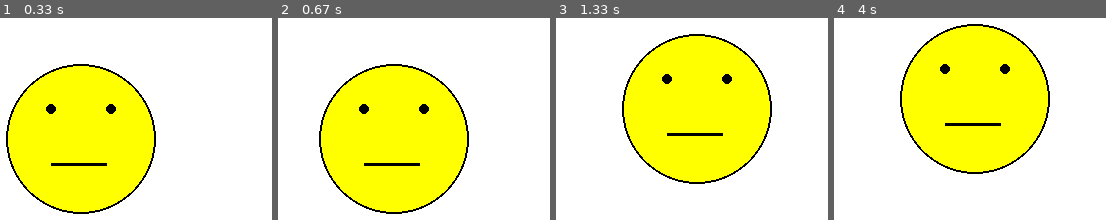
Above: before the commit, frames 1-4 (left to right).
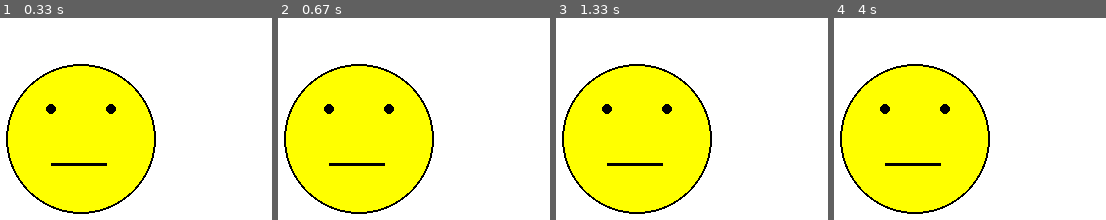
Above: after the commit, the same moments.

Repository: jbshep/conversational-python
Game: pygame game, started from code/bounce-face-starter.py
Two runs of this game, one before a commit and one after it. Both use one fixed random seed, a clock stepped at 60 frames per second and the inputs below.
Inputs:
- Up to frame 1 (0.33 s): no input
- Up to frame 2 (0.67 s): hold Right from 0.33 s (still down)
- Up to frame 3 (1.33 s): release Right at 0.8 s; hold Up 0.83-1.13 s; hold Right from 1.17 s (still down)
- Up to frame 4 (4 s): release Right at 1.63 s; hold Left 1.67-2.2 s; hold Down 2.23-2.53 s; hold Left 2.57-2.97 s; hold Up 3-3.37 s; hold Right from 3.4 s (still down)

Frame 1 is identical in both runs. In frame 2, 21% of the frame differs, in the area x 2-71%, y 22-98%; in frame 3, 37%; in frame 4, 39%, in the area x 2-80%, y 2-98%.

Commit message:
Updated bounce-face-starter.py

Diff:
--- a/code/bounce-face-starter.py
+++ b/code/bounce-face-starter.py
@@ -18,23 +18,6 @@
 facex = 50
 facey = 50
 
-def handle_keys():
-    global facex, facey
-    keys = pygame.key.get_pressed()
-
-    if keys[K_LEFT]:
-        # move the face to the left
-        facex -= 5
-    if keys[K_RIGHT]:
-        # move the face to the right
-        facex += 5
-    if keys[K_UP]:
-        # move the face up
-        facey -= 5
-    if keys[K_DOWN]:
-        # move the face down
-        facey += 5
-
 done = False
 
 while not done:
@@ -42,7 +25,6 @@
     for event in pygame.event.get():
         if event.type == pygame.QUIT:
             done = True
-    handle_keys()
 
     # 2. Program logic, change variables, etc.
 
